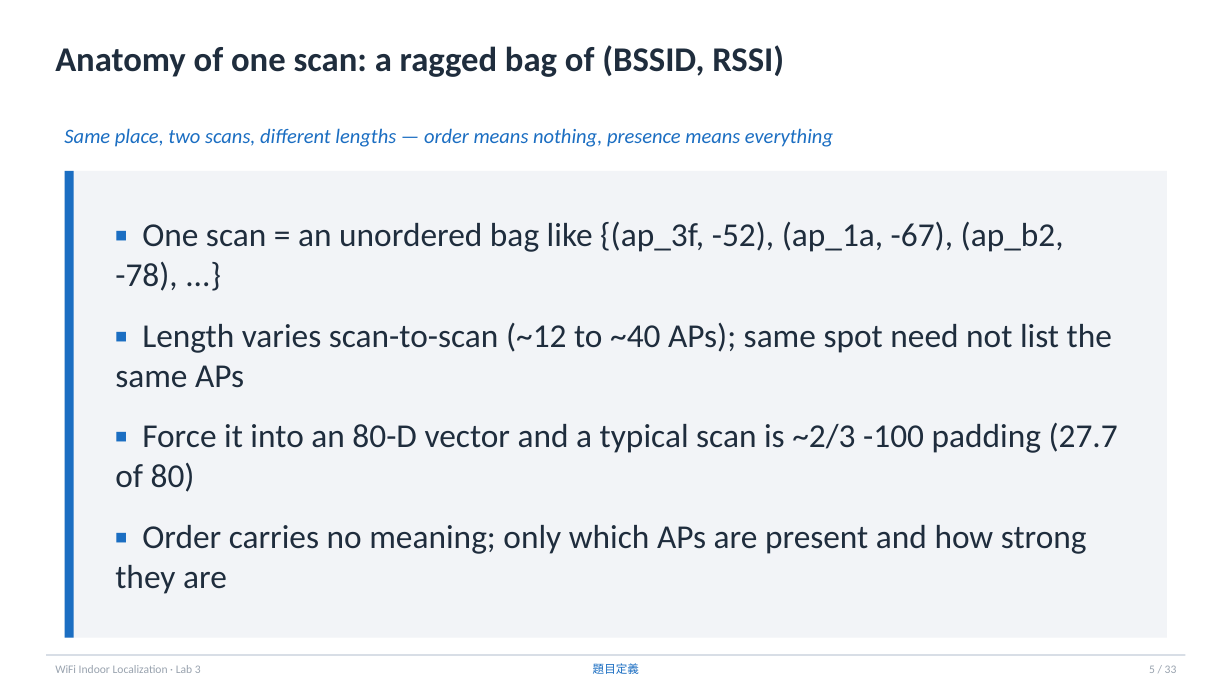
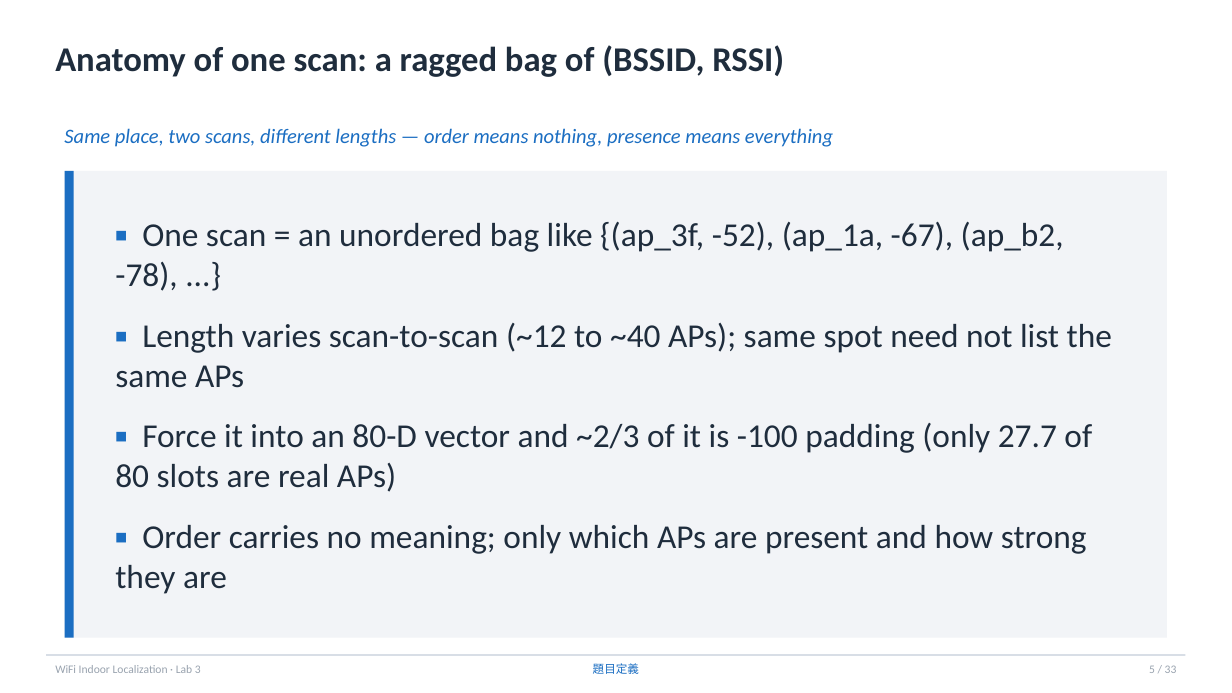
Before and after one commit to kmliy901054/cv2x-wifi-fingerprint, a slide deck: slide 5 of lab3/outputs/slides/lab3_presentation.pptx. Drawn at 1232x693 pixels with LibreOffice and Linux fonts; fonts in the diff are those of the drawing. Boxes give left, top, right and bottom in pixels: in the first picture for what was removed or moved away, otherwise in the second. Text is boxed around its words. In the diff, an @@ line names an element or a change of style, - is before the commit and + after.

```diff
--- a/lab3/outputs/slides/lab3_presentation.pptx
+++ b/lab3/outputs/slides/lab3_presentation.pptx
@@ text at <box>115,423,1092,492</box>: text changed @@
-▪ Force it into an 80-D vector and a typical scan is ~2/3 -100 padding (27.7 of 80)
+▪ Force it into an 80-D vector and ~2/3 of it is -100 padding (only 27.7 of 80 slots are real APs)
```
Also in this commit, not shown: 1 other slide changed, 9 other files.
